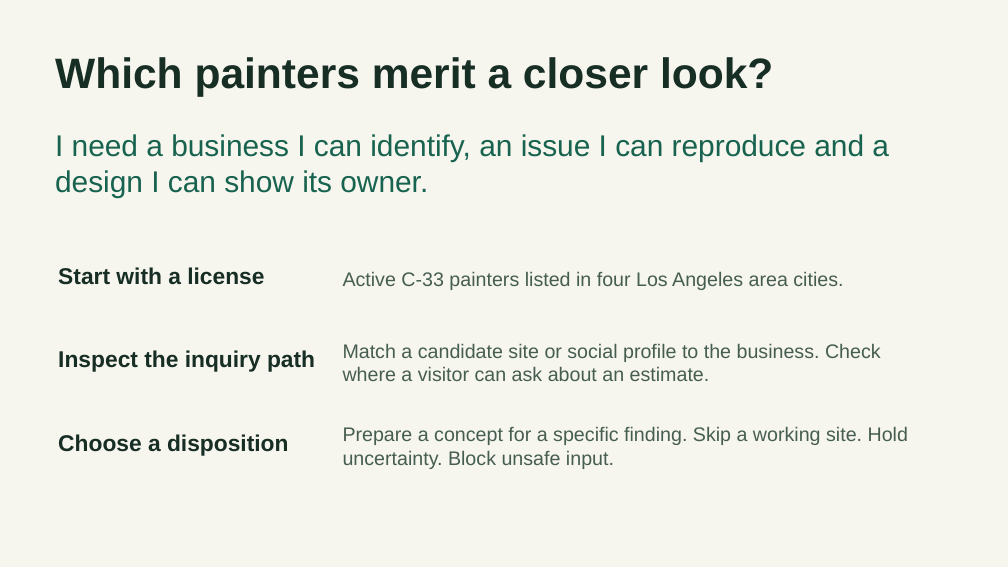
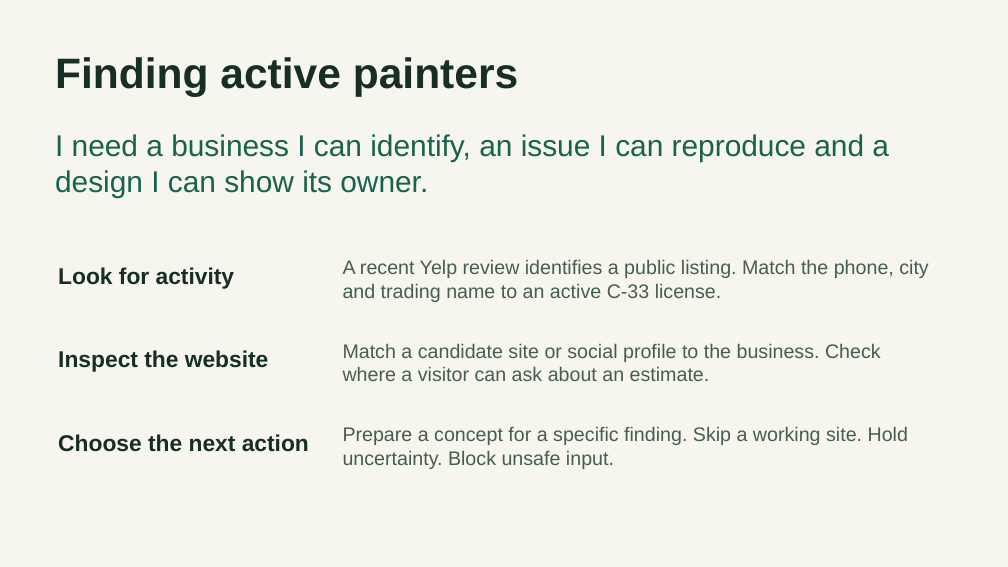
Before and after one commit to Abraham21/sitescout-capstone, a slide deck: slide 2 of submission/SiteScout Presentation.pptx. Drawn at 1008x567 pixels with LibreOffice and Linux fonts; fonts in the diff are those of the drawing. Boxes give left, top, right and bottom in pixels: in the first picture for what was removed or moved away, otherwise in the second. Text is boxed around its words. In the diff, an @@ line names an element or a change of style, - is before the commit and + after.

Commit message:
Track outreach, verify painter contact paths, and align the capstone handoff

```diff
--- a/submission/SiteScout Presentation.pptx
+++ b/submission/SiteScout Presentation.pptx
@@ text at [55, 57, 518, 96]: text changed @@
-Which painters merit a closer look?
+Finding active painters
@@ text at [58, 267, 235, 289]: text changed @@
-Start with a license
+Look for activity
@@ text at [343, 259, 928, 302]: text changed @@
-Active C-33 painters listed in four Los Angeles area cities.
+A recent Yelp review identifies a public listing. Match the phone, city and trading name to an active C-33 license.
@@ text at [58, 350, 269, 372]: text changed @@
-Inspect the inquiry path
+Inspect the website
@@ text at [58, 434, 309, 452]: text changed @@
-Choose a disposition
+Choose the next action
```
Also in this commit, not shown: 7 other slides changed, 23 other files.
